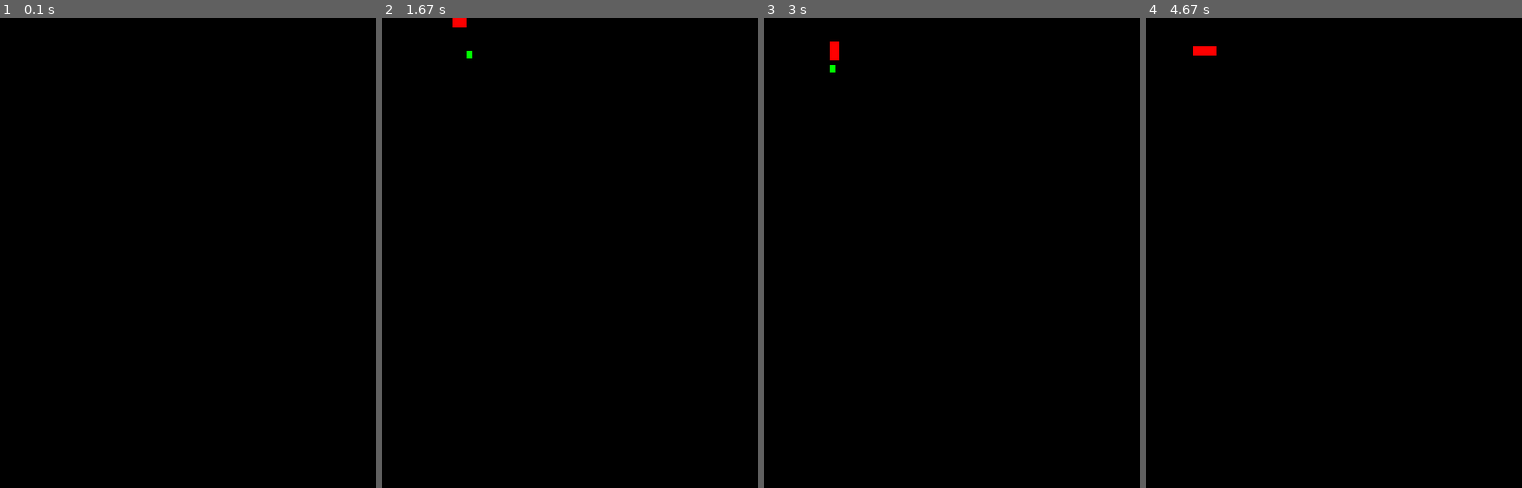
Above: before the commit, frames 1-4 (left to right).
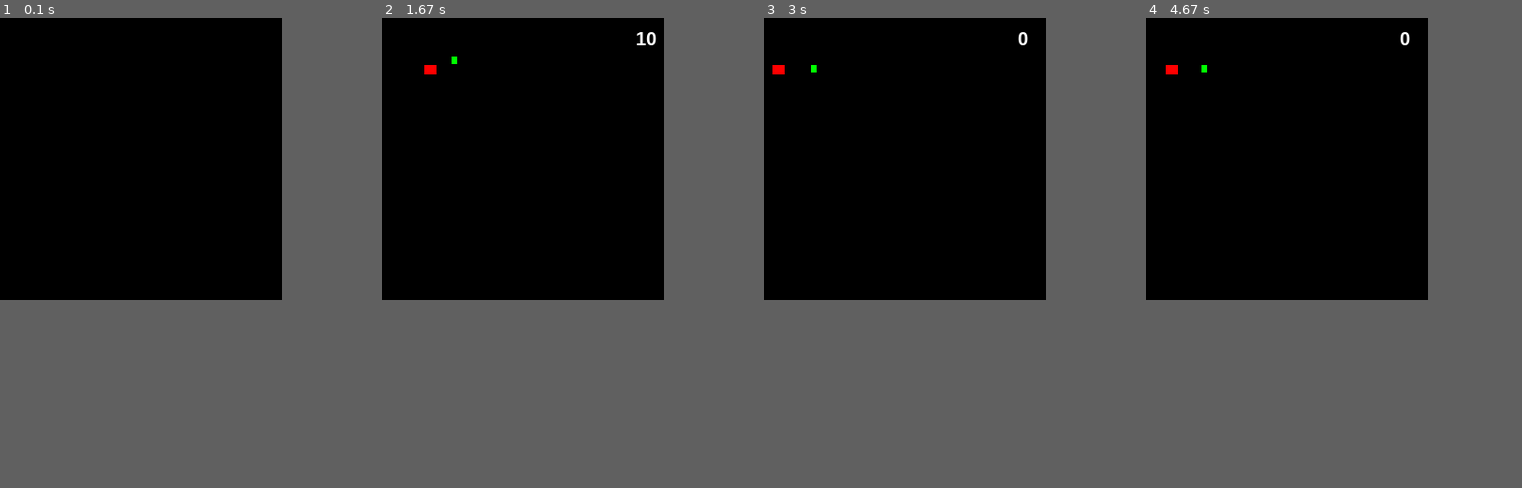
Above: after the commit, the same moments.

Repository: arto-pihlaja/pygame1
Game: pygame game, started from firstgame.py
Two runs of this game, one before a commit and one after it. Both use one fixed random seed, a clock stepped at 60 frames per second and the inputs below.
Inputs:
- Up to frame 1 (0.1 s): no input
- Up to frame 2 (1.67 s): hold Right 0.33-0.8 s; hold Up 0.83-1.13 s; hold Right 1.17-1.63 s
- Up to frame 3 (3 s): hold Left 1.67-2.2 s; hold Down 2.23-2.53 s; tap Y at 2.57 s; hold Left from 2.97 s (still down)
- Up to frame 4 (4.67 s): release Left at 3.37 s; hold Up 3.4-3.77 s; tap Y at 3.8 s; hold Right from 4.23 s (still down)
The window is 400x500 before the commit and 300x300 after it. Grey fills any space a smaller window leaves; there, only what the larger window draws over its background counts as a difference.

The runs differ from the first frame. In frame 1, only the window size differs. In frame 2, 0.3% of the frame differs, in the area x 11-73%, y 0-12%; in frame 3, 0.3%; in frame 4, 0.3%.

Commit message:
refactoring - screen processing class, unit tests

Diff:
--- a/firstgame.py
+++ b/firstgame.py
@@ -63,9 +63,9 @@
             return
 
         if keys == self.prevKey:
-            self.step += 3
-        else:
-            self.step = 5
+            self.step += 2
+        else:
+            self.step = 3
 
         if keys[pg.K_LEFT]:
             self.x -= self.step
@@ -81,69 +81,86 @@
             self.x = 0
         if self.y > (self.field.height - self.height):
             self.y = (self.field.height - self.height)
-        if self.y < 0:
-            self.y = 0
+        if self.y < self.field.topMargin:
+            self.y = self.field.topMargin
         self.prevKey = keys
 
 class Snake(GameCharacter):
     def __init__(self, field, startX, startY, width, height):
         super().__init__(field, startX, startY, width, height)
         self.length = 3
+        self.speed = 3
         self.body = []
 
     def move(self, hero):
         self.body.insert(0, (self.x, self.y))
-        if abs(self.x - hero.x) > 1:
+        if abs(self.x - hero.x) > self.speed:
             if self.x < hero.x:
-                self.x += 5
+                self.x += self.speed
             if self.x > hero.x:
-                self.x -= 5
-        else:
-            if self.y < hero.y:
-                self.y += 5
-            if self.y > hero.y:
-                self.y -= 5
+                self.x -= self.speed
+        else:
+            self.x = hero.x
+            if abs(self.y - hero.y) < self.speed:
+                self.y = hero.y
+            else:
+                if self.y < hero.y:
+                    self.y += self.speed
+                if self.y > hero.y:
+                    self.y -= self.speed
         self.body.insert(0, (self.x, self.y))
         while len(self.body) >= self.length:
             self.body.pop()
 
     def grow(self):
         self.length += 2
+
+    def speedUp(self):
+        self.speed += 1
 
     def draw(self, colour):
         for p in reversed(self.body):
             self.x, self.y = p
             super().draw(colour)
 
-class FgField():
+class ScreenProcessor():
     BLACK = (0,0,0)
     RED = (255,0,0)
     GREEN = (0,255,0)
+    BLUE = (0,0,255)
+    WHITE = (255,255,255)
 
     def __init__(self):
-        self.width = 400
-        self.height = 500
+        pg.init()
+        self.width = 300
+        self.height = 300
+        self.topMargin = 30
         self.screen = pg.display.set_mode((self.width, self.height))
+        self.scoreFont = pg.font.SysFont("arial", 20, True)
 
     def drawCharacter(self, character, colour):
         pg.draw.rect(self.screen, colour, (character.x, character.y, character.width, character.height ))
 
     def clearCharacters(self, hero, villain):
-        self.screen.fill((0,0,0))
+        self.screen.fill(self.BLACK)
 
     def redrawCharacters(self, hero, villain):
         hero.draw(self.GREEN)
         villain.draw(self.RED)
 
-
-class FirstGame():
-    def __init__(self):
-        pg.init()
-        self.field = FgField()
+    def showScore(self, score):
+        text = self.scoreFont.render(str(score), True, self.WHITE)
+        self.screen.blit(text, ((self.width - 30),10))
+
+
+class GameDriver():
+    def __init__(self, screenProcessor):
+        self.field = screenProcessor
         self.clock = pg.time.Clock()
         self.hero = FgHero(self.field, 50, 50, 6, 8)
-        self.villain = Snake(self.field, 0, 0, 10, 10)
+        self.villain = Snake(self.field, 0, 50, 10, 10)
         self.frame = 0
+        self.score = 0
 
     def moveCharacters(self):
         self.field.clearCharacters(self.hero, self.villain)
@@ -151,24 +168,33 @@
         self.villain.move(self.hero)
         self.field.redrawCharacters(self.hero, self.villain)
         self.frame +=1
+        if self.frame % 10 == 0:
+            self.score += 10
         if self.frame % 20 == 0:
             self.villain.grow()
-
+        if self.frame % 40 == 0:
+            self.villain.speedUp()
+
+    def updateScore(self):
+        self.field.showScore(self.score)
 
     def noCollision(self):
         noCol = True
         for p in self.villain.body:
             sx, sy = p
-            if self.hero.x > sx and self.hero.x < (sx + self.villain.width)\
-                and self.hero.y > sy and self.hero.y < (sy + self.villain.height):
+            rectVillain = FgRectangle(sx, sy, self.villain.width, self.villain.height)
+            rectHero = FgRectangle(self.hero.x, self.hero.y, self.hero.width, self.hero.height)
+            if rectVillain.overLapWithRectangle(rectHero):
                 noCol = False
                 break
+            del rectHero
+            del rectVillain
         return noCol
 
     def playAgain(self):
         font = pg.font.SysFont("arial", 20, True)
-        text = font.render("Game over! Play again (y/n)?", True, (0,0,255))
-        self.field.screen.blit(text, (100,10))
+        text = font.render("Game over! Play again (y/n)?", True, self.field.BLUE)
+        self.field.screen.blit(text, (40,10))
         pg.display.update()
         keys = []
         validResponse = False
@@ -179,24 +205,28 @@
                 if event.type == pg.KEYDOWN:
                     if event.key == pg.K_n:
                         return False
+                    elif event.key == pg.K_y:
+                        return True
                     else:
-                        return True
+                        continue
 
 def main():
     playMore = True
     while playMore:
-        fg = FirstGame()
+        sp = ScreenProcessor()
+        gd = GameDriver(sp)
         gameOn = True
         while gameOn:
             for event in pg.event.get():
                 if event.type == pg.QUIT:
                     gameOn = False
                     playMore = False
-            fg.moveCharacters()
-            gameOn = fg.noCollision()
-            fg.clock.tick(10)
+            gd.moveCharacters()
+            gameOn = gd.noCollision()
+            gd.updateScore()
+            gd.clock.tick(10)
             pg.display.update()
-        playMore = fg.playAgain()
+        playMore = gd.playAgain()
     pg.quit()
 
 
--- a/test_first_game.py
+++ b/test_first_game.py
@@ -1,5 +1,6 @@
 import unittest
 import firstgame as fg
+from unittest.mock import Mock
 
 class MockFgField():
     BLACK = (0,0,0)
@@ -51,9 +52,20 @@
         self.rect2.y = 96
         self.assertTrue(self.rect2.overLapWithRectangle(self.rect1))
 
-    def rectangle_inside_rectangle(self):
-        # We need not test this. In this game, the rectangles will overlap partly
-        # before they overlap completely
-        pass
+    def test_rectangle_inside_rectangle(self):
+        self.rect2.x = 102
+        self.rect2.y = 102
+        self.assertTrue(self.rect1.overLapWithRectangle(self.rect2))
+
+class TestScreenDisplays(unittest.TestCase):
+    def setUp(self):
+        self.game = Mock()
+        self.game.field
+        self.game.field.screen = Mock(spec=fg.pg.Surface)
+
+    def test_playagain(self):
+        self.game.updateScore()
+        self.game.field.screen.blit.assert_called()
+
 if __name__ == "__main__":
     unittest.main()
